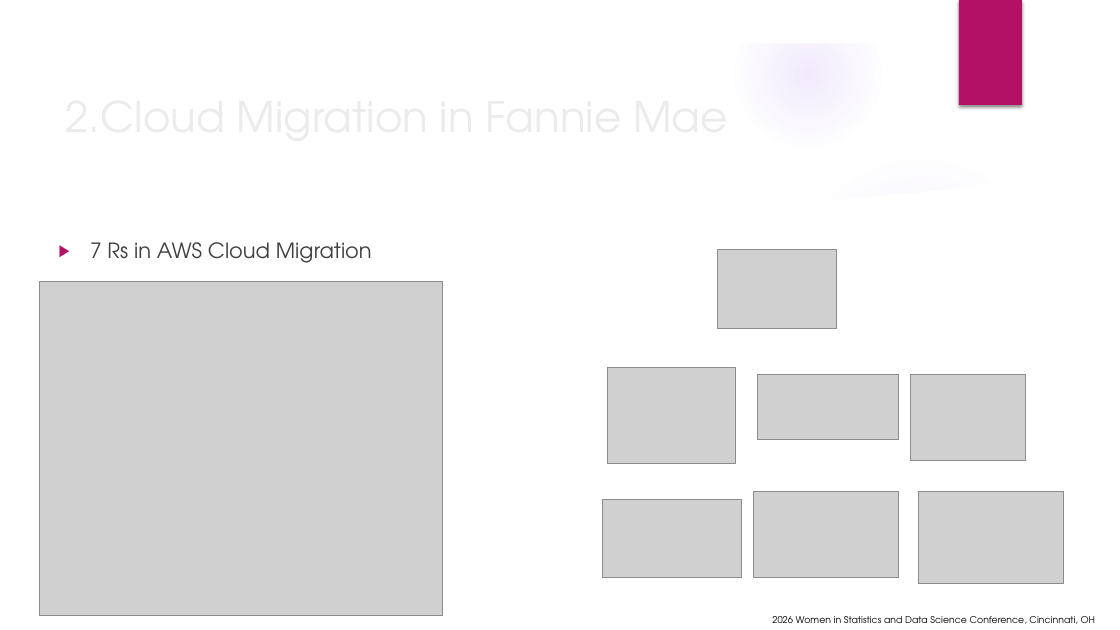
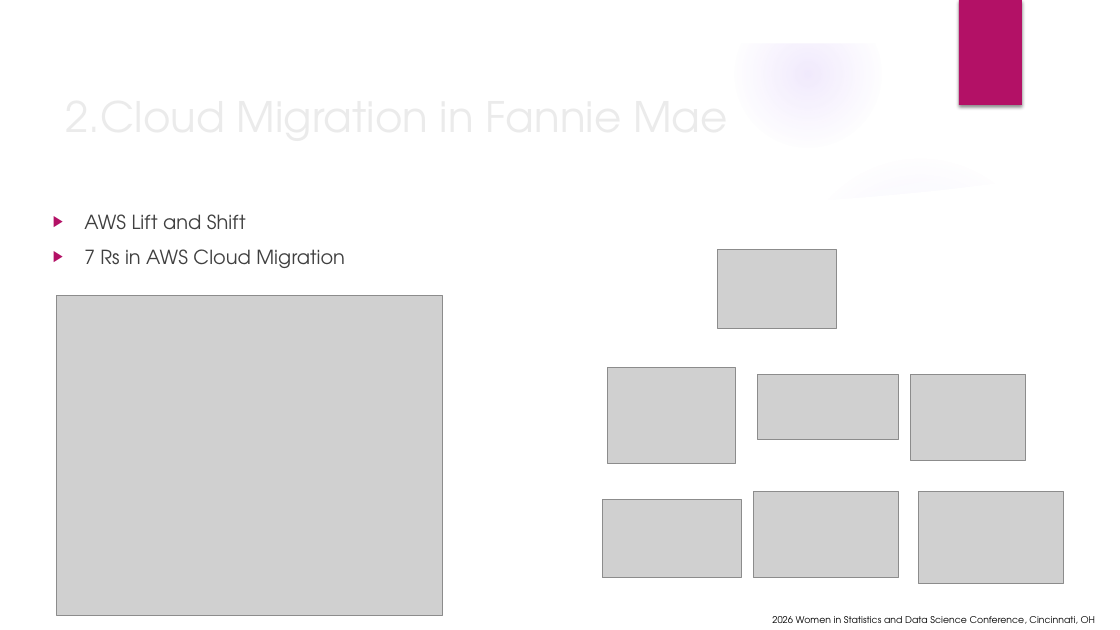
Before and after one commit to wx2123/WSDS-2026-OH, a slide deck: slide 4 of From On-Premises to Cloud.pptx. Drawn at 1120x630 pixels with LibreOffice and Linux fonts; fonts in the diff are those of the drawing; grey boxes stand for pictures; background and template pictures are left out. Boxes give left, top, right and bottom in pixels: in the first picture for what was removed or moved away, otherwise in the second. Text is boxed around its words. In the diff, an @@ line names an element or a change of style, - is before the commit and + after.

```diff
--- a/From On-Premises to Cloud.pptx
+++ b/From On-Premises to Cloud.pptx
@@ text "AWS Lift and Shift": place and size @@
-text "AWS Lift and Shift" at (90, 242, 372, 263)
+text "AWS Lift and Shift" at (84, 214, 345, 268)
@@ text at (84, 214, 246, 230): paragraph added @@
+▶ AWS Lift and Shift
@@ text at (84, 249, 345, 268): size 18 to 16.6 pt in "7 Rs in AWS Cloud Migration" @@
@@ picture: place and size @@
-picture at (39, 281, 443, 616)
+picture at (57, 296, 444, 616)
```
Also in this commit, not shown: 9 other slides changed, 1 slide added.
